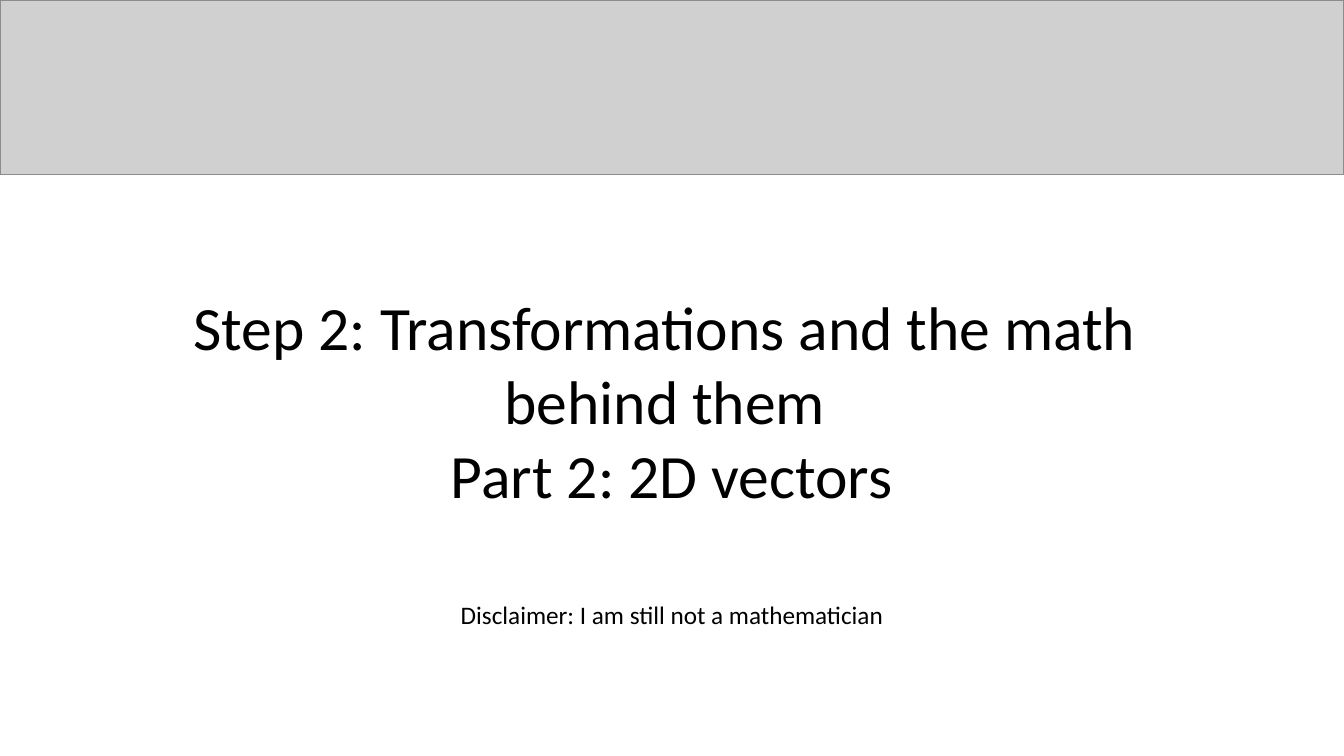
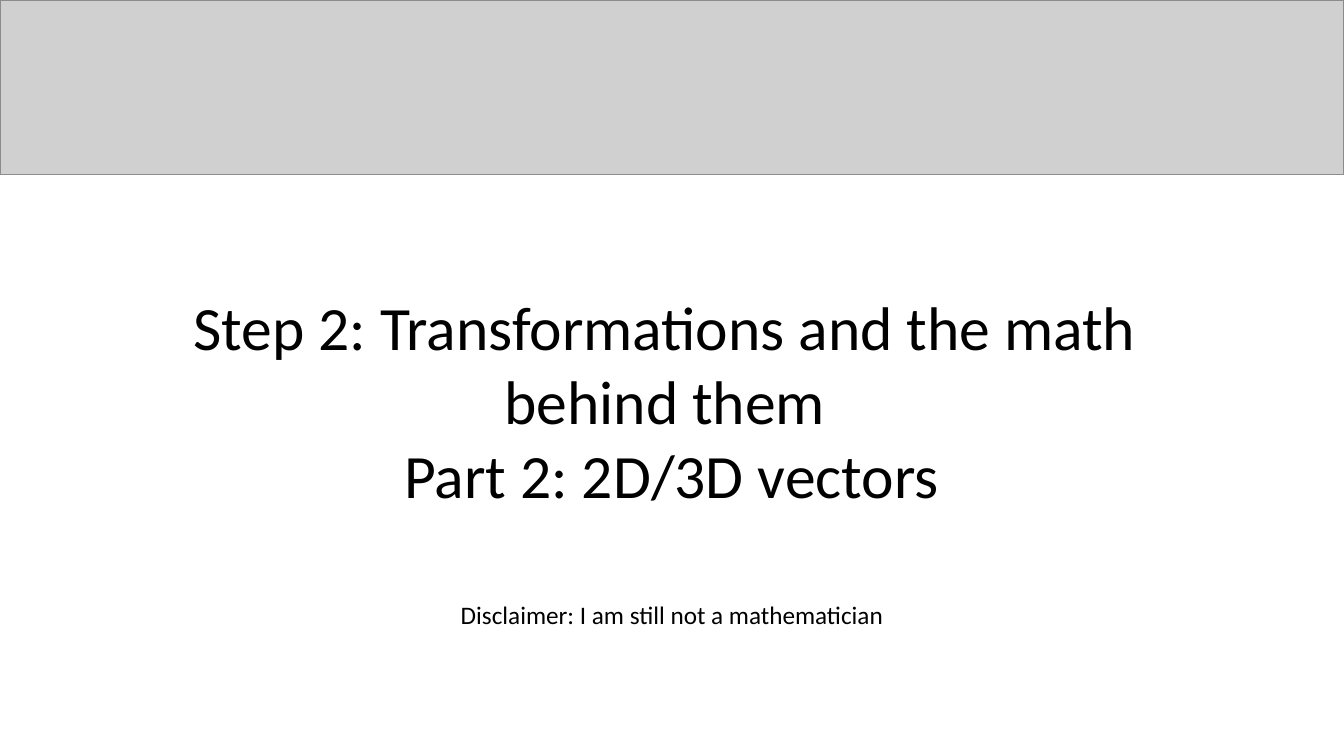
Before and after one commit to QuincyJacobs/WebGLTutorial, a slide deck: slide 89 of Presentation/Presentation WebGL.pptx. Drawn at 1344x756 pixels with LibreOffice and Linux fonts; fonts in the diff are those of the drawing; grey boxes stand for pictures. Boxes give left, top, right and bottom in pixels: in the first picture for what was removed or moved away, otherwise in the second. Text is boxed around its words. In the diff, an @@ line names an element or a change of style, - is before the commit and + after.

```diff
--- a/Presentation/Presentation WebGL.pptx
+++ b/Presentation/Presentation WebGL.pptx
@@ text at <box>404,455,939,501</box>: text changed @@
-Part 2: 2D vectors
+Part 2: 2D/3D vectors
```
Also in this commit, not shown: 6 other slides changed, 3 slides added, 1 slide removed, 1 other file.
